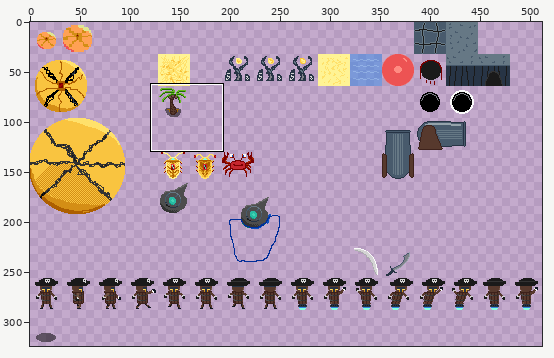
Sprite sheet -- sprites/WaveStrong.png. The first picture is a wide view before the edit; the outline marks the close-up.
Close-up. Old version:
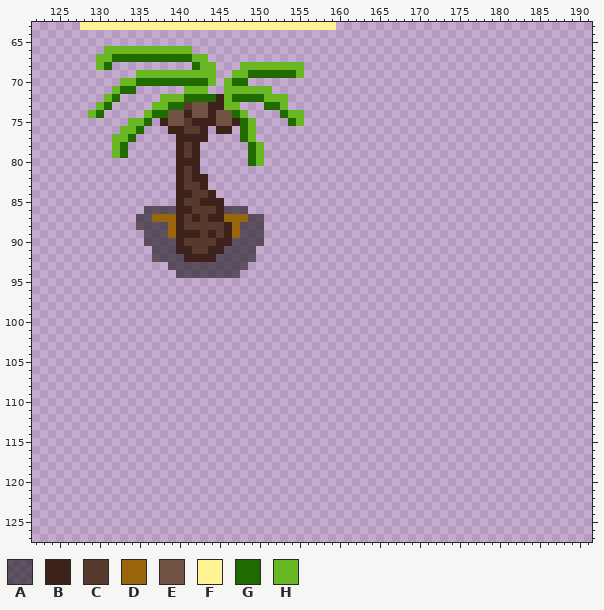
The file is 512x512 pixels. Colours within 5 levels of each other are drawn and written as one. Shown: x 122..191, y 63..127. The wide view leaves out empty margins. The commit also changed other parts of the picture, which this record leaves out.
Palette (. is transparent): A #00000083  B #3d211b  C #57392d  D #9a660c  E #715344  F #fff394  G #206b00  H #68b723
Pixels before (only the part around the change), first column x 122:
 63 ......FFFFFFFFFFFFFFFFFFFFFFFFFFFFFFFF................................
 64 ......................................................................
 65 ......................................................................
 66 .........HHHHHHHHHHH..................................................
 67 ........HHGGGGGGGGGGHH................................................
 68 ........HG..........GHH...HHHHHHHH....................................
 69 .............HHHHHHHHHH..HHGGGGGGH....................................
 70 ...........HHGGGGGGGGGH.HGG...........................................
 71 ..........HGG......HHH..HHHHHH........................................
 72 .........HG.....HHHGGGGBHGGGGHHH......................................
 73 ........HG.....HHGGCEEBBHH...GGH......................................
 74 .......HG.....HGGEEBEEBEEGH....GHH....................................
 75 ............HHG.BEECBBBEEBGH....GH....................................
 76 ...........HHG...BBCCB.BB.GH..........................................
 77 ..........HHG.....BBBB....GH..........................................
 78 ..........HG......BCB......GH.........................................
 79 ..........HG......BCB......GH.........................................
 80 ..................BBB......GH.........................................
 81 ..................BCB.................................................
 82 ..................BCBB................................................
 83 ..................BCCB................................................
 84 ..................BBCCB...............................................
 85 ..................BCCBBB..............................................
 86 ..............AAAABBCCCBAAA...........................................
 87 .............AADDDBCBCBBDDDAA.........................................
 88 .............AAAADBCCCCCBDAAA.........................................
 89 ..............AAADBBBCBCBDAAA.........................................
 90 ..............AAAABCCCCBBAAAA.........................................
 91 ...............AAABBCCBBAAAA..........................................
 92 ...............AAAABBBBAAAAA..........................................
 93 .................AAAAAAAAAA...........................................
 94 ..................AAAAAAAA............................................
 95 ......................................................................
 96 ......................................................................
 97 ......................................................................
 98 ......................................................................
 99 ......................................................................
100 ......................................................................
101 ......................................................................
102 ......................................................................
103 ......................................................................
104 ......................................................................
105 ......................................................................
106 ......................................................................
107 ......................................................................
108 ......................................................................
109 ......................................................................
110 ......................................................................
111 ......................................................................
112 ......................................................................
113 ......................................................................
114 ......................................................................
115 ......................................................................
116 ......................................................................
117 ......................................................................
118 ......................................................................
119 ......................................................................
120 ......................................................................
121 ......................................................................
122 ......................................................................
123 ......................................................................
124 ......................................................................
125 ......................................................................
126 ......................................................................
127 ......................................................................
And afterwards:
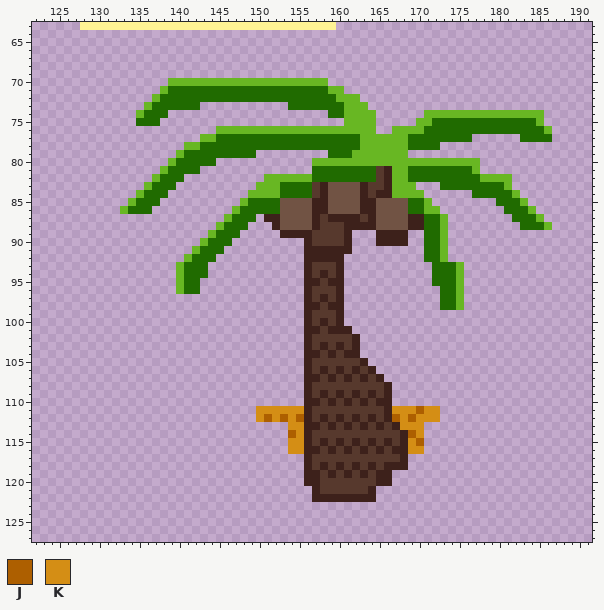
Colours new in this view: J #ad5f00  K #d48e15
Change:
y 66: x 131..141 HHHHHHHHHHH -> ...........
y 67: x 130..143 HHGGGGGGGGGGHH -> ..............
y 68: x 130..131 HG -> ..; x 142..144 GHH -> ...; x 148..155 HHHHHHHH -> ........
y 69: x 135..144 HHHHHHHHHH -> ..........; x 147..155 HHGGGGGGH -> .........
y 70: x 133..143 HHGGGGGGGGG -> ......HHHHH; x 145 . -> H; x 147..158 GG.......... -> HHHHHHHHHHHH
y 71: x 132..134 HGG -> ...; x 138..160 ...HHH..HHHHHH......... -> HGGGGGGGGGGGGGGGGGGGGHH
y 72: x 131..132 HG -> ..; x 137..140 .HHH -> HGGG; x 145..146 BH -> GG; x 151..162 HHH......... -> GGGGGGGGGHHH
y 73: x 130..131 HG -> ..; x 136..138 .HH -> HGG; x 141..147 CEEBBHH -> GG.....; x 151..163 GGH.......... -> ...GGGGGGGHHH
y 74: x 129..130 HG -> ..; x 135..136 .H -> HG; x 139..148 EEBEEBEEGH -> ..........; x 153..155 GHH -> ...; x 159..164 ...... -> GGHHHH; x 171..185 ............... -> HHHHHHHHHHHHHHH
y 75: x 134..135 HH -> .G; x 137..149 .BEECBBBEEBGH -> G............; x 154..155 GH -> ..; x 161..164 .... -> HHHH; x 170..185 ................ -> HHGGGGGGGGGGGGGH
y 76: x 133..135 HHG -> ...; x 139..143 BBCCB -> .....; x 145..148 BB.G -> HHHH; x 150..164 ............... -> HHHHHHHHHHHHHHH; x 167..186 .................... -> HHHHGGGGGGGGGGGGGGGH
y 77: x 132..134 HHG -> ...; x 140..147 BBBB.... -> ...HHGGG; x 149..176 H........................... -> GGGGGGGGGGGGGGHHHHHHGGGGGGGG; x 183..186 .... -> GGGG
y 78: x 132..133 HG -> ..; x 140..148 BCB...... -> .HHGGGGGG; x 150..172 H...................... -> GGGGGGGGGGGGGHHHHHHGGGG
y 79: x 132..133 HG -> ..; x 140..148 BCB...... -> HGGGGGGGG; x 150 H -> .; x 159..168 .......... -> GGGHHHHHHH
y 80: x 139..144 .BBB.. -> HGGGGG; x 149..150 GH -> ..; x 157..177 ..................... -> HHHHHHHHHHHHHHHHHHHHH
y 81: x 138..142 ..BCB -> HGGGG; x 157..177 ..................... -> GGGGGGGGCBHHGGGGGGGGH
y 82: x 137..143 ...BCBB -> HGGG...; x 151..181 ............................... -> HHHHHHGGGGGGGGCBHHGGGGGGGGGHHHH
y 83: x 136..143 ....BCCB -> HGGG....; x 150..169 .................... -> HHHGGGGCBEEEEBCCBHHH; x 173..181 ......... -> GGGGGGGGH
y 84: x 135..138 .... -> HGGG; x 140..144 BBCCB -> .....; x 149..170 ...................... -> HHHHGGGGCBEEEEBCBBHHHH; x 177..182 ...... -> GGGGGH
y 85: x 134..137 .... -> HGGG; x 140..145 BCCBBB -> ......; x 148..171 ........................ -> HGGGGEEEEBBEEEEBBEEEEGGH; x 180..183 .... -> GGGH
y 86: x 133..172 ...AAAABBCCCBAAA........................ -> HGGG..........HGGGGGEEEEBBEEEEBBEEEEGGHH; x 181..184 .... -> GGGH
y 87: x 135..173 AADDDBCBCBBDDDAA....................... -> ...........HGGG.BBEEEEBCBBBBCBEEEEBBGGH; x 182..185 .... -> GGGH
y 88: x 135..150 AAAADBCCCCCBDAAA -> ..........HGGG..; x 152..173 ...................... -> BEEEEBCCCBBBBEEEEBBGGH; x 183..186 .... -> GGGH
y 89: x 136..150 AAADBBBCBCBDAAA -> ........HGGG...; x 153..161 ......... -> BBBBCCCCB; x 165..168 .... -> BBBB; x 171..173 ... -> GGH
y 90: x 136..150 AAAABCCCCBBAAAA -> .......HGGG....; x 156..161 ...... -> BCCCCB; x 165..168 .... -> BBBB; x 171..173 ... -> GGH
y 91: x 137..149 AAABBCCBBAAAA -> .....HGGG....; x 156..161 ...... -> BBBBBB; x 171..173 ... -> GGH
y 92: x 137..149 AAAABBBBAAAAA -> ....HGGG.....; x 156..160 ..... -> BBBBB; x 171..173 ... -> GGH
y 93: x 139..148 AAAAAAAAAA -> .HGGG.....; x 156..160 ..... -> BCCCB; x 172..175 .... -> GGGH
y 94: x 140..147 AAAAAAAA -> HGGG....; x 156..160 ..... -> BCBCB; x 172..175 .... -> GGGH
y 95: x 140..142 ... -> HGG; x 156..160 ..... -> BBCBB; x 172..175 .... -> GGGH
y 96: x 140..142 ... -> HGG; x 156..160 ..... -> BCCCB; x 173..175 ... -> GGH
y 97: x 156..160 ..... -> BCBCB; x 173..175 ... -> GGH
y 98: x 156..160 ..... -> BBCBB; x 173..175 ... -> GGH
y 99: x 156..160 ..... -> BCCCB
y 100: x 156..160 ..... -> BCBCB
y 101: x 156..161 ...... -> BBCBBB
y 102: x 156..162 ....... -> BCCCCCB
y 103: x 156..162 ....... -> BCBCBCB
y 104: x 156..162 ....... -> BBCBCBB
y 105: x 156..163 ........ -> BCCCCCCB
y 106: x 156..164 ......... -> BCBCBCBCB
y 107: x 156..165 .......... -> BBCBCBCBCB
y 108: x 156..166 ........... -> BCCCCCCCCCB
y 109: x 156..166 ........... -> BCBCBCBCBCB
y 110: x 156..166 ........... -> BBCBCBCBCBB
y 111: x 150..172 ....................... -> KKKKKKBCCCCCCCCCBKKKJKK
y 112: x 150..172 ....................... -> KJKJKJBCBCBCBCBCBJKJKKK
y 113: x 154..170 ................. -> KKBBCBCBCBCBCBKKK
y 114: x 154..170 ................. -> JKBCCCCCCCCCCCBJK
y 115: x 154..170 ................. -> KKBCBCBCBCBCBCBKJ
y 116: x 154..170 ................. -> KKBBCBCBCBCBCBBKK
y 117: x 156..168 ............. -> BCCCCCCCCCCCB
y 118: x 156..168 ............. -> BCBCBCBCBCBBB
y 119: x 156..166 ........... -> BBCBCBCBCBB
y 120: x 156..166 ........... -> BBCCCCCCCBB
y 121: x 157..164 ........ -> BCCCCCCB
y 122: x 157..164 ........ -> BBBBBBBB
Changed places in both close-ups, as pixel boxes (x1, y1, x2, y2):
changed: (88, 46, 552, 502)
